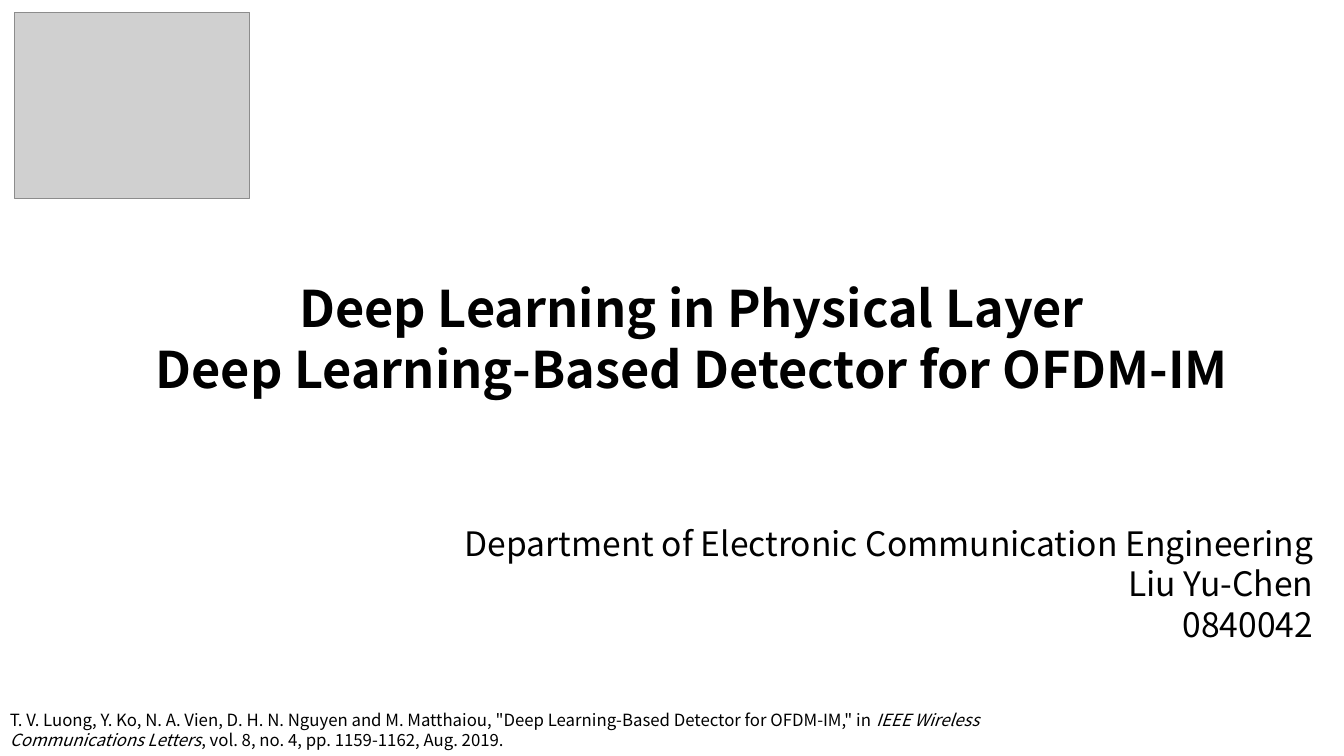
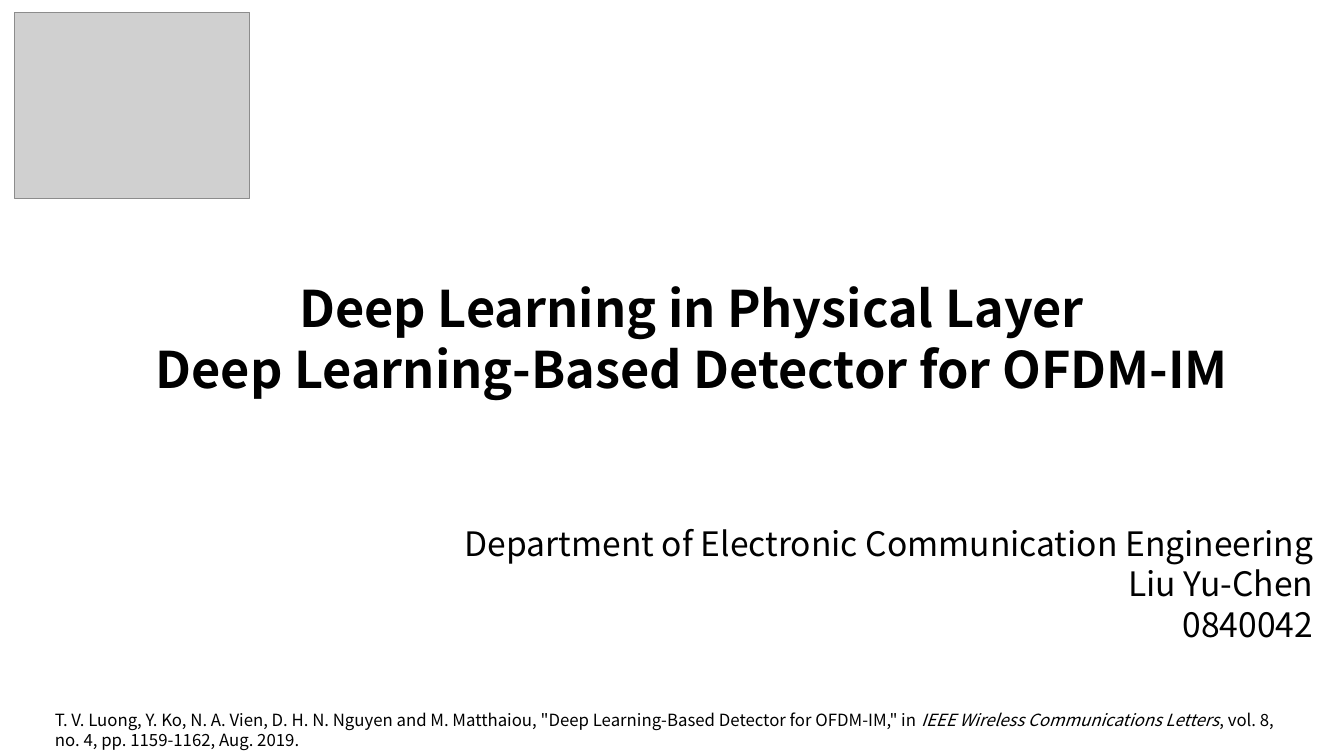
Before and after one commit to liuyuchen777/DET_Final, a slide deck: slide 1 of Deep Learning-Based Detector for OFDM-IM.pptx. Drawn at 1344x756 pixels with LibreOffice and Linux fonts; fonts in the diff are those of the drawing; grey boxes stand for pictures. Boxes give left, top, right and bottom in pixels: in the first picture for what was removed or moved away, otherwise in the second. Text is boxed around its words. In the diff, an @@ line names an element or a change of style, - is before the commit and + after.

```diff
--- a/Deep Learning-Based Detector for OFDM-IM.pptx
+++ b/Deep Learning-Based Detector for OFDM-IM.pptx
@@ text "T. V. Luong, Y. Ko, ..." rewrapped from [10, 712, 979, 751] to [55, 712, 1274, 751] @@
```
Also in this commit, not shown: 3 other slides changed, 9 slides added, 2 slides removed.
